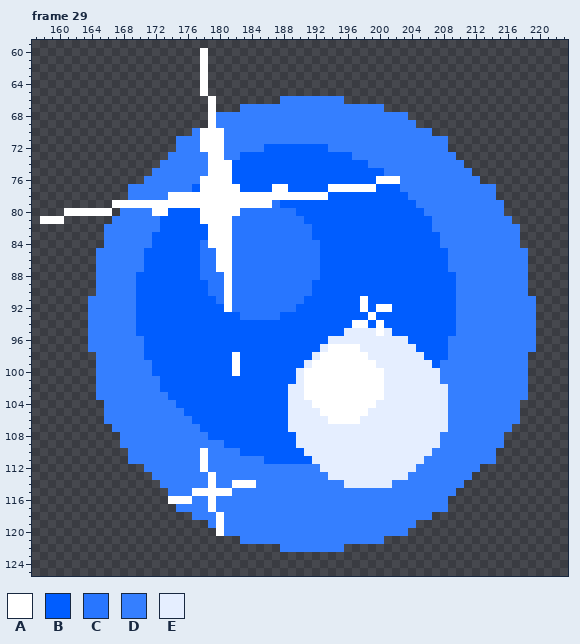
Two states of a pixel-art file, Resources/Sprites/AnimationEntities/Collisions/Collisions.aseprite. Above: the version before the commit.
384x192 pixels, 34 frames. Shown: frame 29: x 157..223, y 59..125. The commit also changed other frames, which this record leaves out.
Palette (. is transparent): A #ffffff  B #005dff  C #2876ff  D #357fff  E #e5eeff
And afterwards:
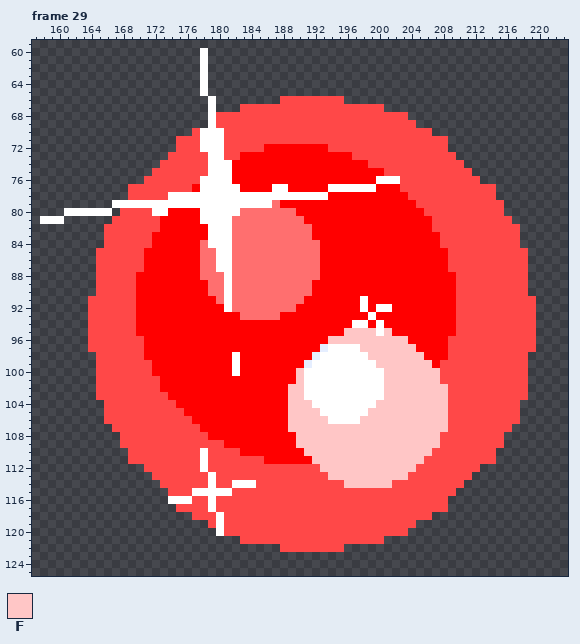
Colours new in this view: F #ffc6c6
From old to new:
colour B: #005dff -> #ff0000
colour C: #2876ff -> #ff6f6f
colour D: #357fff -> #ff4848
Changed rows in their new state; - is a pixel that keeps its letter.
Frame 29, layer "Surge":
first column x 189:
 95 -------FFFF-F-------
 96 -----FFFFFFFFFF-----
 97 ---------FFFFFFF----
 98 ----------FFFFFFF---
 99 -----------FFFFFFF--
100 -F----------FFFFFFF-
101 -F----------FFFFFFF-
102 FF----------FFFFFFFF
103 FF----------FFFFFFFF
104 FFF--------FFFFFFFFF
105 FFFF------FFFFFFFFFF
106 FFFFF----FFFFFFFFFFF
107 FFFFFFFFFFFFFFFFFFFF
108 -FFFFFFFFFFFFFFFFFF-
109 -FFFFFFFFFFFFFFFFFF-
110 --FFFFFFFFFFFFFFFF--
111 ---FFFFFFFFFFFFFF---
112 ----FFFFFFFFFFFF----
113 -----FFFFFFFFFF-----
114 -------FFFFFF-------
Changed places in both pictures, as pixel boxes (x1, y1, x2, y2):
changed: (88, 96, 536, 552)
